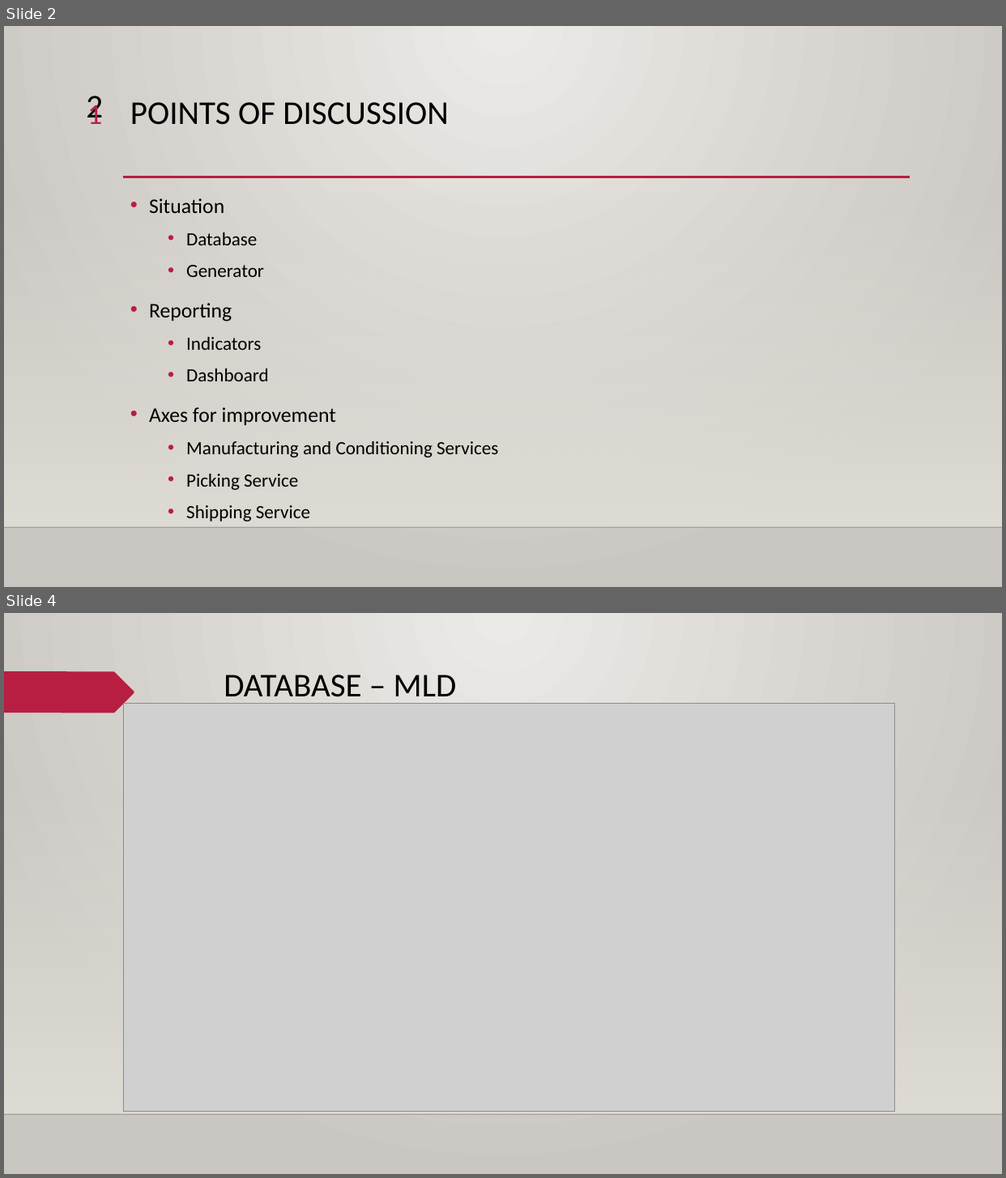
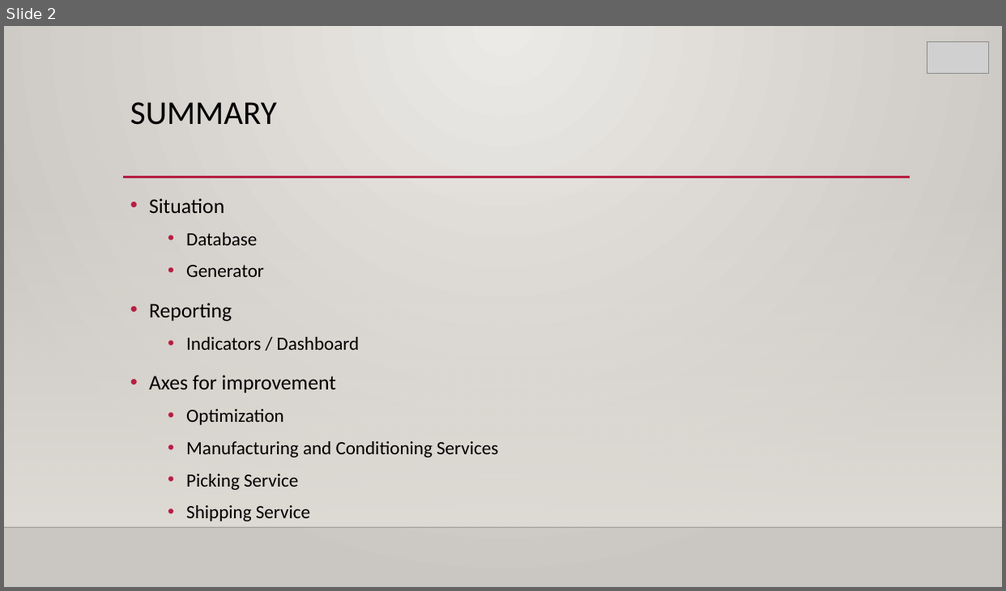
Before and after one commit to DylanCa/BIProject, a slide deck: Project Management/Data-Project.pptx. Shown one above the other, each under a label of ours: slides 2 and 4 before the commit, slide 2 after it; the slides between them are not shown. The pictures are 1006x1178 and 1006x591 pixels, drawn with LibreOffice and Linux fonts; fonts in the diff are those of the drawing; grey boxes stand for pictures; background and template pictures are left out. Boxes give left, top, right and bottom in pixels: in the first picture for what was removed or moved away, otherwise in the second. Text is boxed around its words. In the diff, an @@ line names an element or a change of style, - is before the commit and + after.

```diff
--- a/Project Management/Data-Project.pptx
+++ b/Project Management/Data-Project.pptx
@@ slide 4 removed at (4, 613, 1002, 1174), background gradient #ECEAE7 to #CAC7C1; not listed: 2 template elements that a slide beside it also shows @@
@@ freeform shape removed at (4, 671, 134, 713) @@
@@ title removed at (224, 675, 457, 704) @@
-DATABASE – MLD
@@ picture removed at (123, 704, 895, 1112) @@
@@ text removed at (87, 713, 102, 718) @@
-1
@@ slide 2 changed as well @@
@@ picture added at (927, 41, 988, 74) @@
@@ text removed at (86, 96, 103, 124) @@
-2
@@ text removed at (87, 100, 102, 124) @@
-1
@@ title at (130, 102, 277, 125): text changed @@
-POINTS OF DISCUSSION
+SUMMARY
@@ text at (186, 337, 360, 350): text changed @@
-  • Indicators
-  • Dashboard
+  • Indicators / Dashboard
@@ text at (186, 409, 284, 425): paragraph added @@
+  • Optimization
```
Also in this commit, not shown: 3 other slides changed, 7 slides added.
